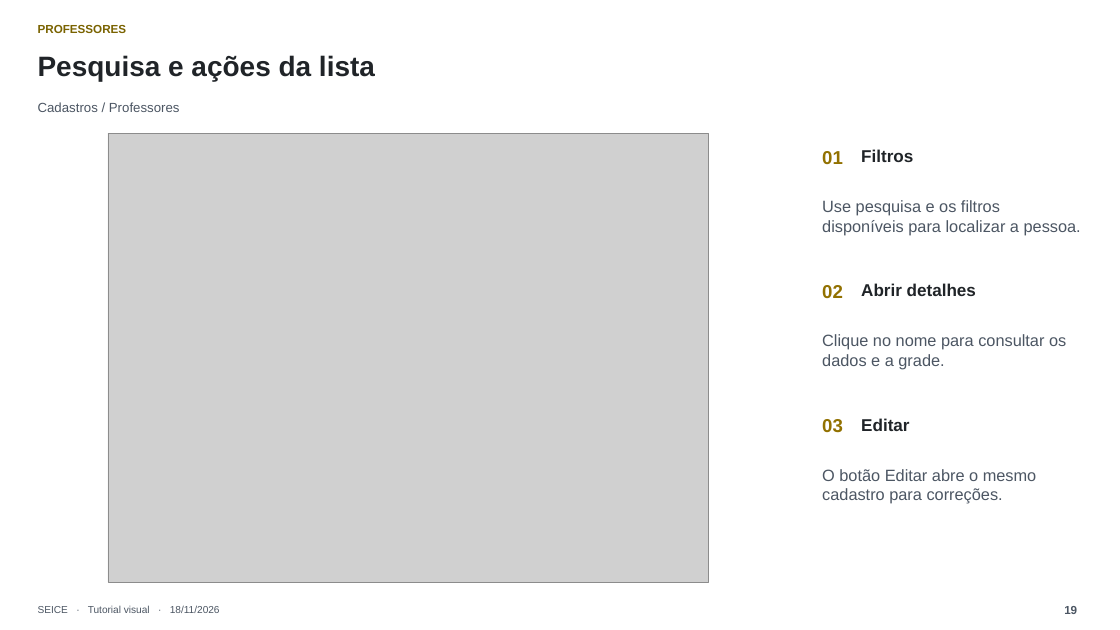
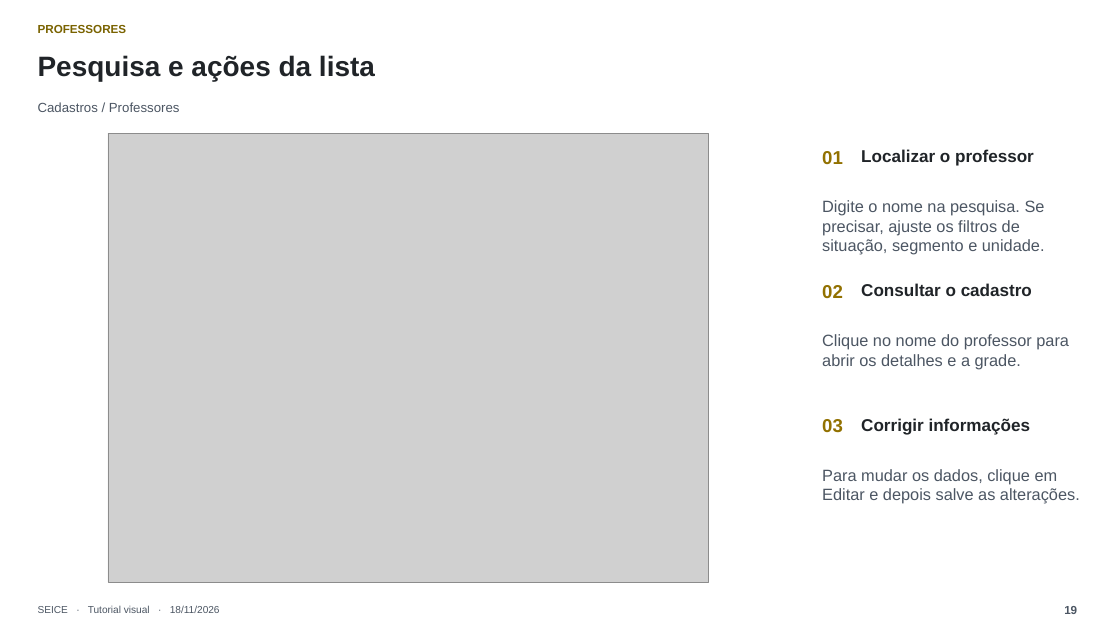
Before and after one commit to joaodorast/seice-horarios, a slide deck: slide 19 of docs/tutorial/SEICE-Tutorial-Completo-2026-11-18.pptx. Drawn at 1120x630 pixels with LibreOffice and Linux fonts; fonts in the diff are those of the drawing; grey boxes stand for pictures. Boxes give left, top, right and bottom in pixels: in the first picture for what was removed or moved away, otherwise in the second. Text is boxed around its words. In the diff, an @@ line names an element or a change of style, - is before the commit and + after.

```diff
--- a/docs/tutorial/SEICE-Tutorial-Completo-2026-11-18.pptx
+++ b/docs/tutorial/SEICE-Tutorial-Completo-2026-11-18.pptx
@@ text at (x1=861, y1=149, x2=1034, y2=166): text changed @@
-Filtros
+Localizar o professor
@@ text at (x1=822, y1=200, x2=1045, y2=255): text changed @@
-Use pesquisa e os filtros disponíveis para localizar a pessoa.
+Digite o nome na pesquisa. Se precisar, ajuste os filtros de situação, segmento e unidade.
@@ text at (x1=861, y1=283, x2=1032, y2=296): text changed @@
-Abrir detalhes
+Consultar o cadastro
@@ text at (x1=822, y1=334, x2=1069, y2=370): text changed @@
-Clique no nome para consultar os dados e a grade.
+Clique no nome do professor para abrir os detalhes e a grade.
@@ text at (x1=861, y1=418, x2=1031, y2=435): text changed @@
-Editar
+Corrigir informações
@@ text at (x1=822, y1=469, x2=1080, y2=504): text changed @@
-O botão Editar abre o mesmo cadastro para correções.
+Para mudar os dados, clique em Editar e depois salve as alterações.
```
Also in this commit, not shown: 28 other slides changed, 1 slide removed.
